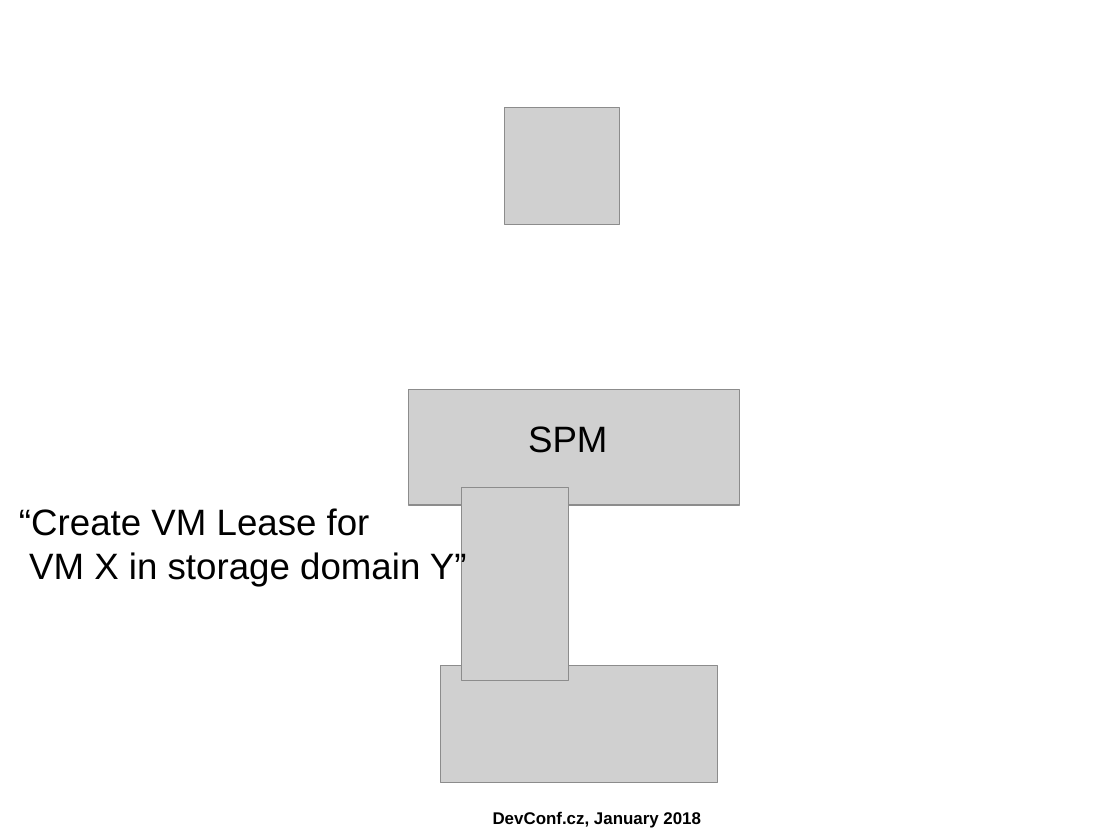
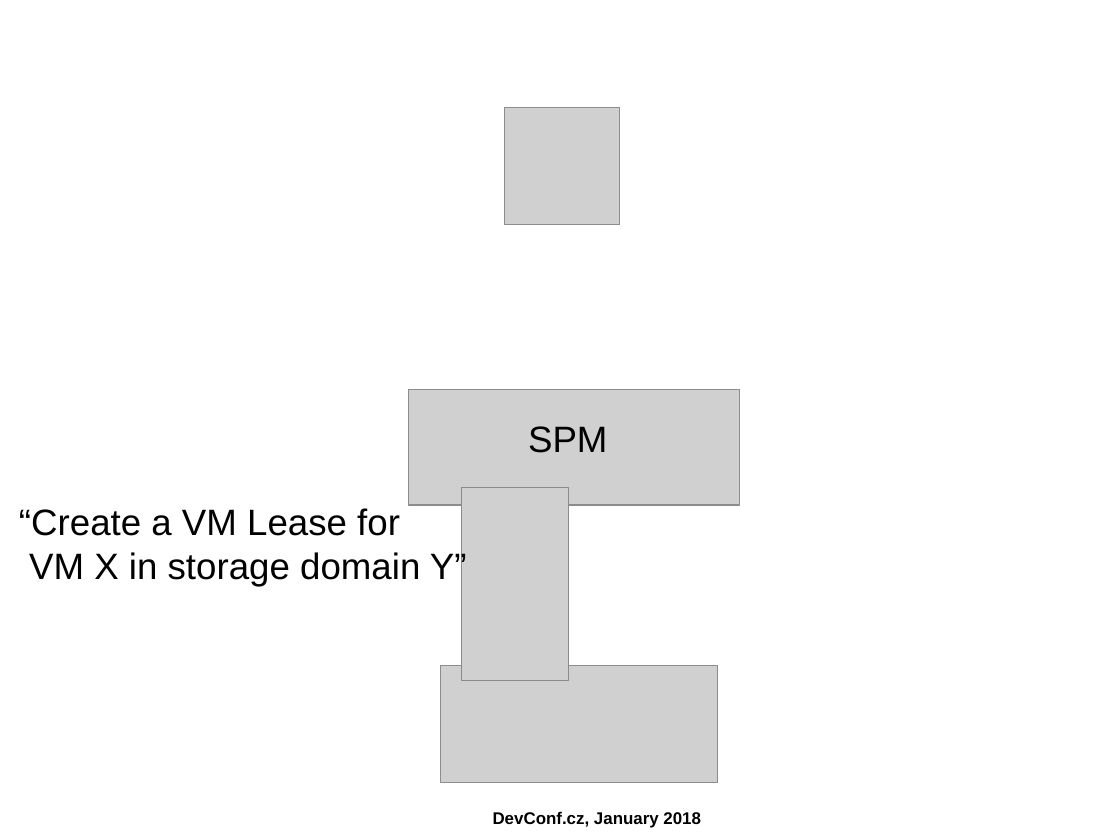
Before and after one commit to ahadas/ahadas.github.io, a slide deck: slide 33 of slides/high_availability_with_no_split_brains.odp. Drawn at 1120x840 pixels with LibreOffice and Linux fonts; fonts in the diff are those of the drawing; grey boxes stand for pictures; background and template pictures are left out. Boxes give left, top, right and bottom in pixels: in the first picture for what was removed or moved away, otherwise in the second. Text is boxed around its words. In the diff, an @@ line names an element or a change of style, - is before the commit and + after.

```diff
--- a/slides/high_availability_with_no_split_brains.odp
+++ b/slides/high_availability_with_no_split_brains.odp
@@ text at bbox=[19, 508, 400, 536]: text changed @@
-“Create VM Lease for
+“Create a VM Lease for
```
Also in this commit, not shown: 5 other slides changed, 1 other file.
